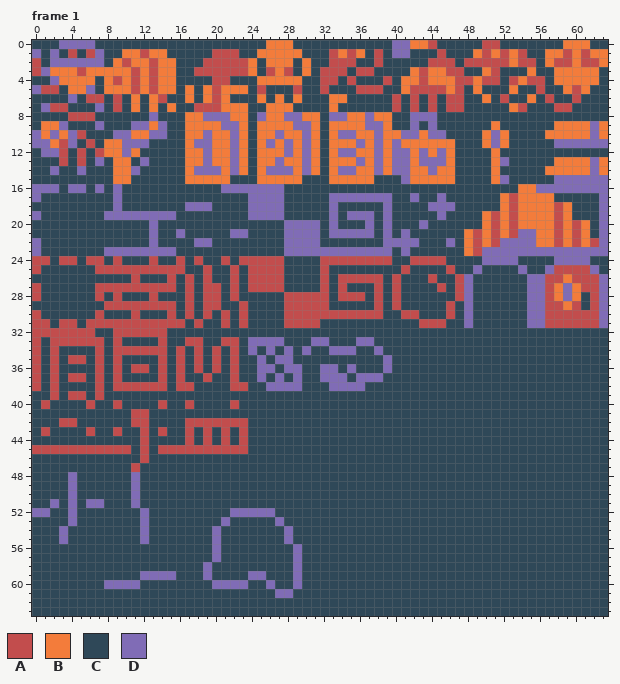
File history of a pixel-art file, sprites.aseprite. Above, as it was before the edit.
64x64 pixels, 2 frames. Shown: frame 1. The commit also changed other frames, which this record leaves out.
Visible layers, top first: "grid", "Background".
Palette (. is transparent): A #c24d4d  B #f37c3b  C #2f4858  D #806cb6
Pixels before, frame 1 (only the part around the change), first column x 0:
35 ACACAACACACCCCACACACACACCDCDDCCCCCC
36 ACACCCCACACAACACACACACACCDDCDDCCDDC
37 ACACAACACACCCCACACCACCACCDCDCDCCDDD
38 ACACCCCACAAAAAACAACCCCAACCDDDDCCCDD
39 CCACAACACCCCCCCCCCCCCCCCCCCCCCCCCCC
40 CACCCCACCACCCCACCACCCCACCCCCCCCCCCC
41 CCCCCCCCCCCAACCCCCCCCCCCCCCCCCCCCCC
42 CCCAACCCCCCAACCCCAAAAAAACCCCCCCCCCC
43 CACCCCACCACCACACCACACACACCCCCCCCCCC
44 CCCCCCCCCCCCACCCCACACACACCCCCCCCCCC
45 AAAAAAAAAAACACAAAAAAAAAACCCCCCCCCCC
46 CCCCCCCCCCCCACCCCCCCCCCCCCCCCCCCCCC
47 CCCCCCCCCCCACCCCCCCCCCCCCCCCCCCCCCC
48 CCCCDCCCCCCDCCCCCCCCCCCCCCCCCCCCCCC
49 CCCCDCCCCCCDCCCCCCCCCCCCCCCCCCCCCCC
50 CCCCDCCCCCCDCCCCCCCCCCCCCCCCCCCCCCC
51 CCDCDCDDCCCDCCCCCCCCCCCCCCCCCCCCCCC
52 DDCCDCCCCCCCDCCCCCCCCCDDDDDCCCCCCCC
53 CCCCDCCCCCCCDCCCCCCCCDCCCCCDCCCCCCC
54 CCCDCCCCCCCCDCCCCCCCDCCCCCCCDCCCCCC
55 CCCDCCCCCCCCDCCCCCCCDCCCCCCCDCCCCCC
Once edited:
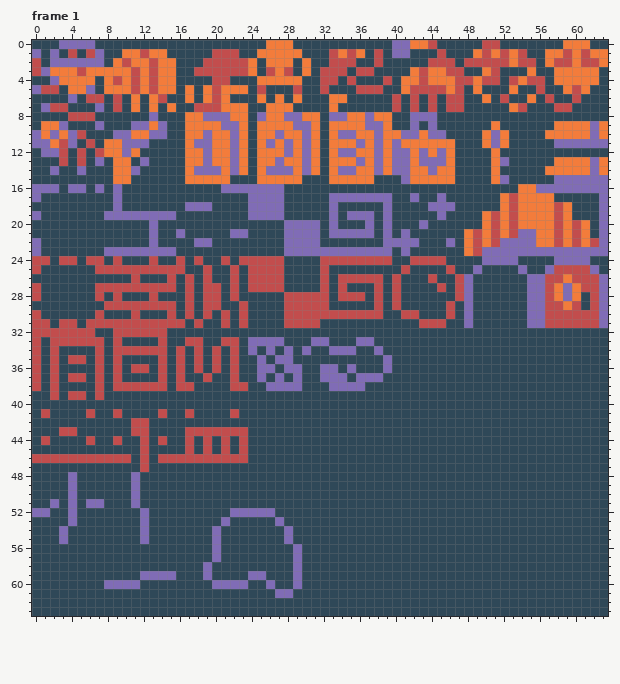
Edits made:
Frame 1, layer "grid":
Colour A replaces colour C in row 41 at x 1, 6, 9, 14, 17 and 22; in row 43 at x 3 to 4, 11, 18, 20 and 22; in row 44 at x 1, 6, 9 and 14; in row 46 at x 0 to 10 and 14 to 23; in row 47 at x 12.
Colour C replaces colour A in row 40 at x 1, 6, 9, 14, 17 and 22; in row 41 at x 11 to 12; in row 42 at x 3 to 4 and 17 to 23; in row 43 at x 1, 6, 9 and 14; in row 45 at x 0 to 10, 14 to 16, 18, 20 and 22; in row 47 at x 11.
Changed places in both pictures, as pixel boxes (x1, y1, x2, y2):
changed: (32, 400, 248, 472)
